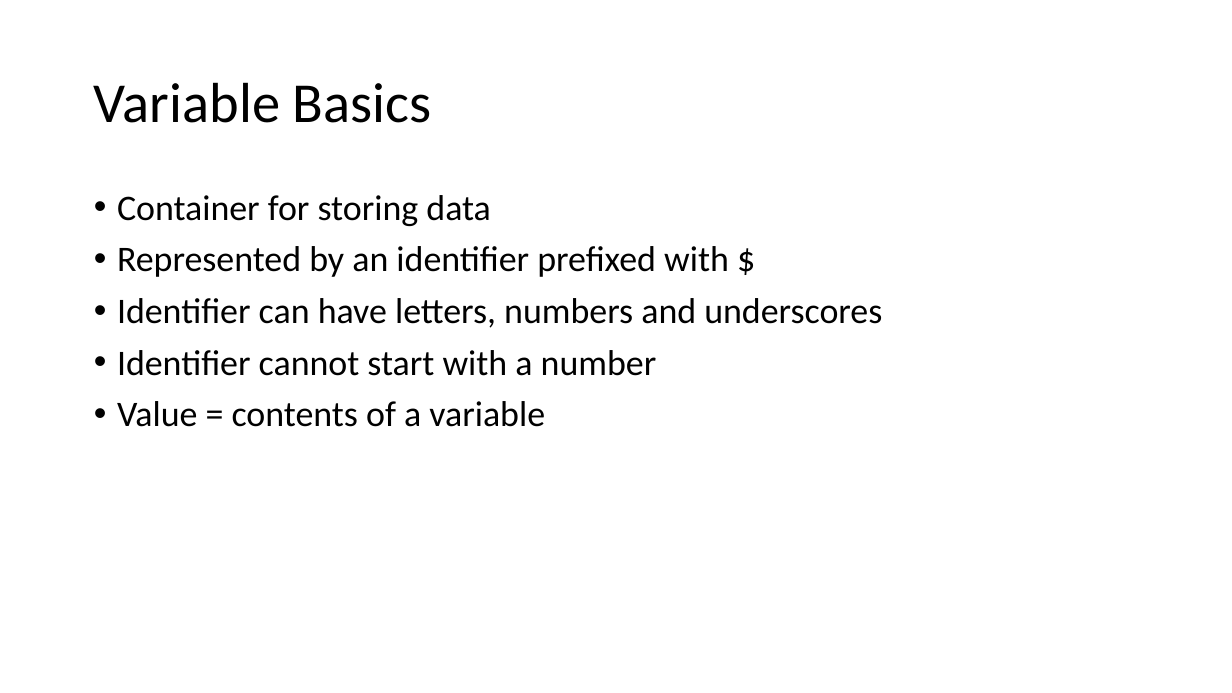
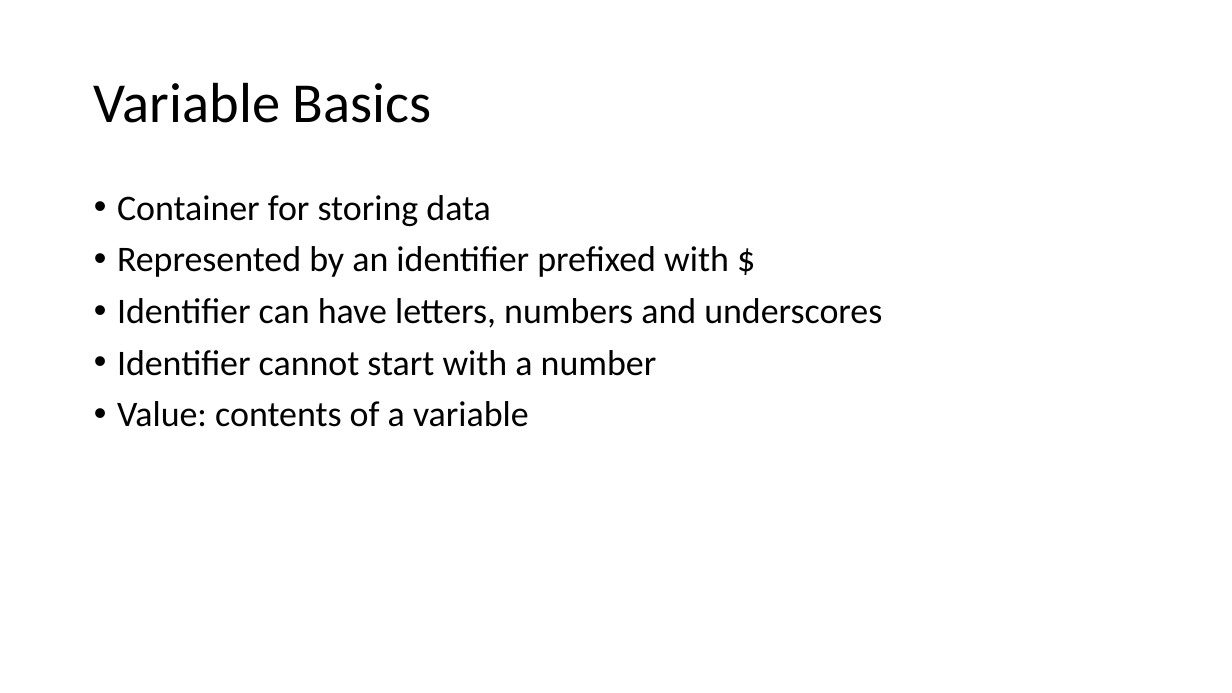
Before and after one commit to PHPEmbark/curriculum, a slide deck: slide 3 of course/1 - Basic Programming/Basics Of Programming.pptx. Drawn at 1232x693 pixels with LibreOffice and Linux fonts; fonts in the diff are those of the drawing. Boxes give left, top, right and bottom in pixels: in the first picture for what was removed or moved away, otherwise in the second. Text is boxed around its words. In the diff, an @@ line names an element or a change of style, - is before the commit and + after.

```diff
--- a/course/1 - Basic Programming/Basics Of Programming.pptx
+++ b/course/1 - Basic Programming/Basics Of Programming.pptx
@@ text at <box>117,401,529,427</box>: text changed @@
-• Value = contents of a variable
+• Value: contents of a variable
```
Also in this commit, not shown: 43 other slides changed, 10 other files.
